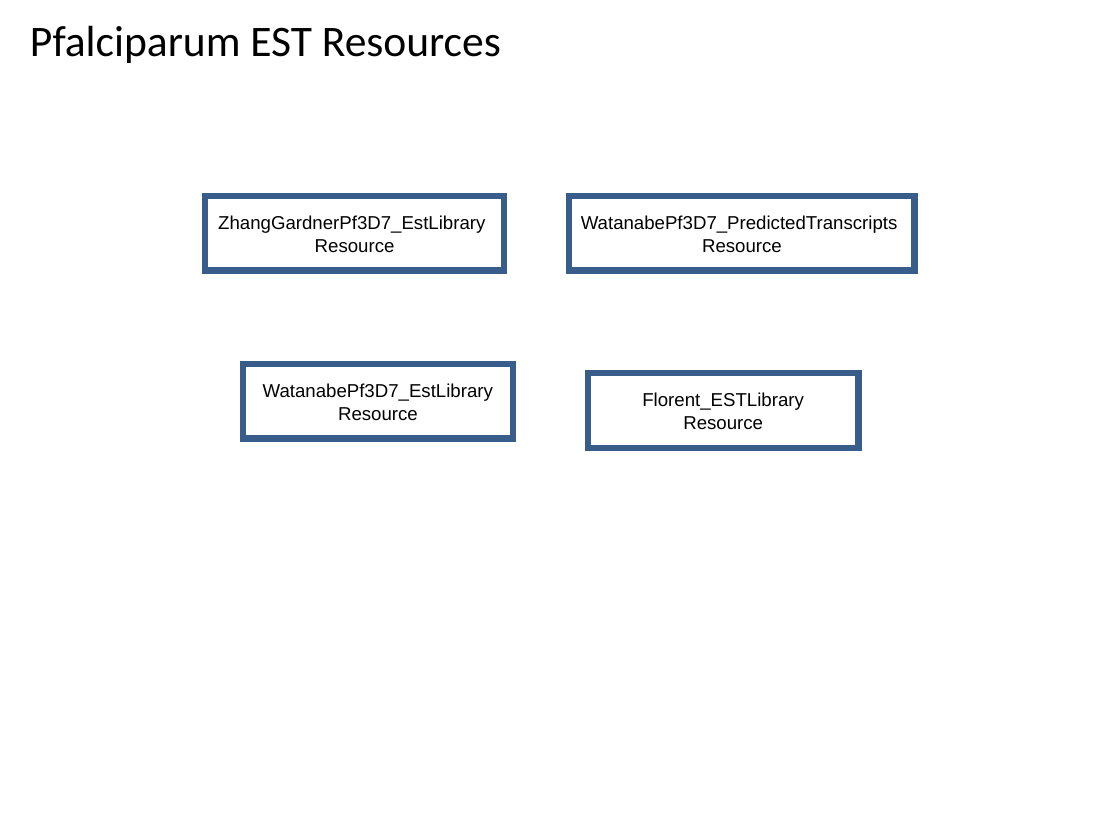
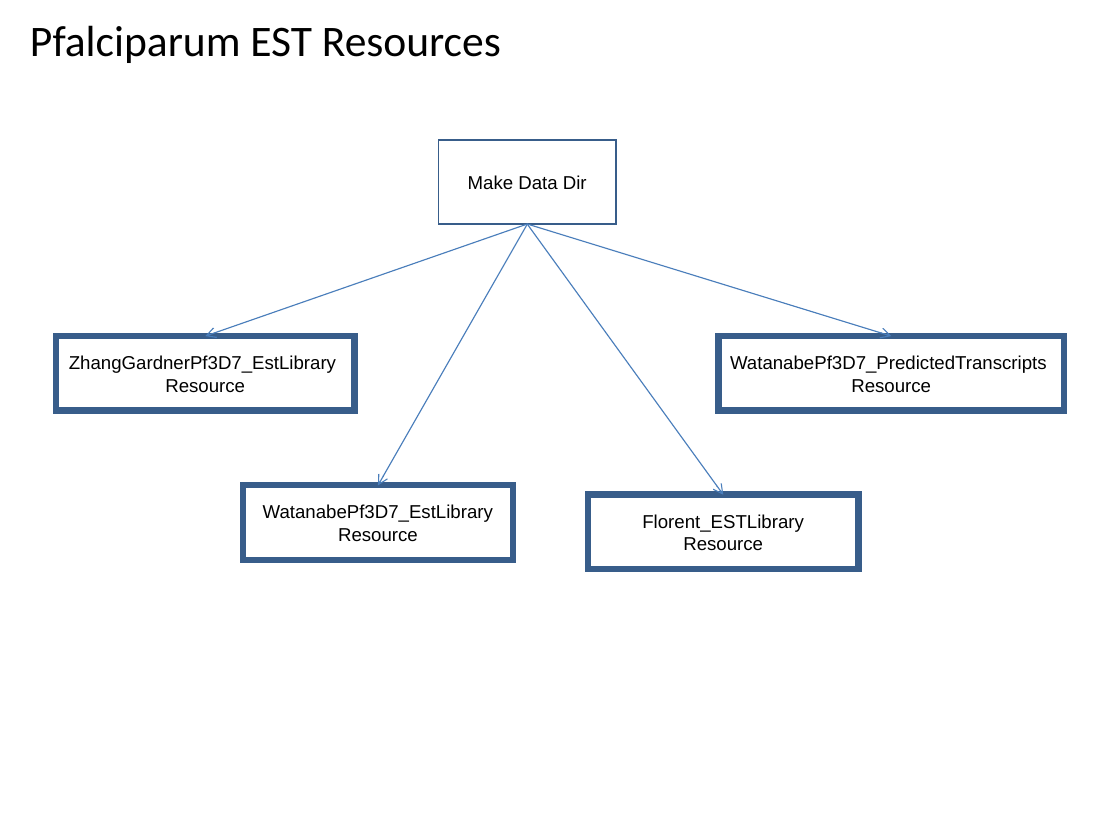
Before and after one commit to VEuPathDB/ApiCommonWorkflow, a slide deck: slide 13 of Main/doc/IntegratedWorkflow.ppt. Drawn at 1120x840 pixels with LibreOffice and Linux fonts; fonts in the diff are those of the drawing. Boxes give left, top, right and bottom in pixels: in the first picture for what was removed or moved away, otherwise in the second. Text is boxed around its words. In the diff, an @@ line names an element or a change of style, - is before the commit and + after.

```diff
--- a/Main/doc/IntegratedWorkflow.ppt
+++ b/Main/doc/IntegratedWorkflow.ppt
@@ rectangle added at box(439, 140, 616, 224), outline #385D8A 0.99 pt, 12 pt, text #000000 @@
+Make Data Dir
@@ arrow added from (528, 224) to (205, 336), #4A7EBB 0.74 pt @@
@@ arrow added from (528, 224) to (377, 485), #4A7EBB 0.74 pt @@
@@ arrow added from (528, 224) to (724, 495), #4A7EBB 0.74 pt @@
@@ arrow added from (528, 224) to (892, 336), #4A7EBB 0.74 pt @@
@@ rectangle "ZhangGardnerPf3D7_EstLibrary": place and size @@
-rectangle "ZhangGardnerPf3D7_EstLibrary" at box(205, 196, 504, 271)
+rectangle "ZhangGardnerPf3D7_EstLibrary" at box(56, 336, 355, 411)
@@ rectangle "WatanabePf3D7_PredictedTranscripts": place and size @@
-rectangle "WatanabePf3D7_PredictedTranscripts" at box(569, 196, 914, 271)
+rectangle "WatanabePf3D7_PredictedTranscripts" at box(719, 336, 1064, 411)
@@ rectangle "WatanabePf3D7_EstLibrary Resource": place and size @@
-rectangle "WatanabePf3D7_EstLibrary Resource" at box(243, 364, 514, 439)
+rectangle "WatanabePf3D7_EstLibrary Resource" at box(243, 485, 514, 560)
@@ rectangle "Florent_ESTLibrary": place and size @@
-rectangle "Florent_ESTLibrary" at box(588, 373, 859, 448)
+rectangle "Florent_ESTLibrary" at box(588, 495, 859, 570)
```
Also in this commit, not shown: 33 other slides changed.
